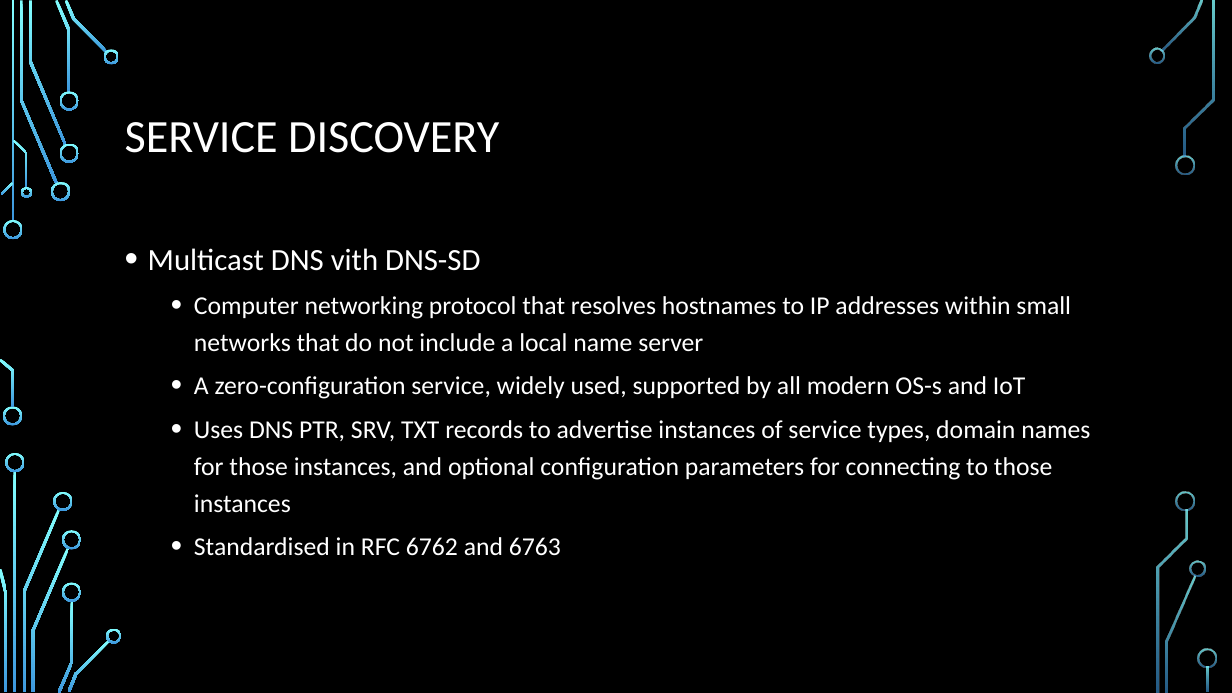
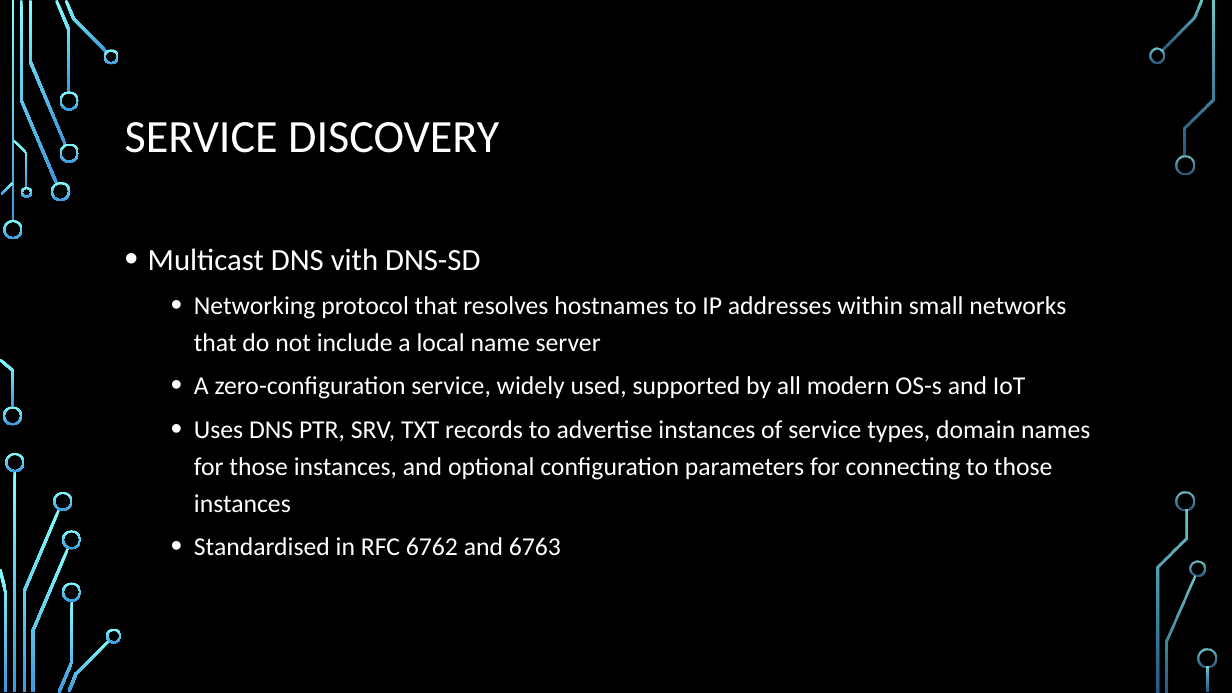
Before and after one commit to afriscic/InteroperabillityShowcase, a slide deck: slide 3 of Interoperability - vitrual.pptx. Drawn at 1232x693 pixels with LibreOffice and Linux fonts; fonts in the diff are those of the drawing; background and template pictures are left out. Boxes give left, top, right and bottom in pixels: in the first picture for what was removed or moved away, otherwise in the second. Text is boxed around its words. In the diff, an @@ line names an element or a change of style, - is before the commit and + after.

```diff
--- a/Interoperability - vitrual.pptx
+++ b/Interoperability - vitrual.pptx
@@ text at (x1=194, y1=296, x2=1066, y2=352): text changed @@
-  • Computer networking protocol that resolves hostnames to IP addresses within small networks that do not include a local name server
+  • Networking protocol that resolves hostnames to IP addresses within small networks that do not include a local name server
```
Also in this commit, not shown: 3 other slides changed.
